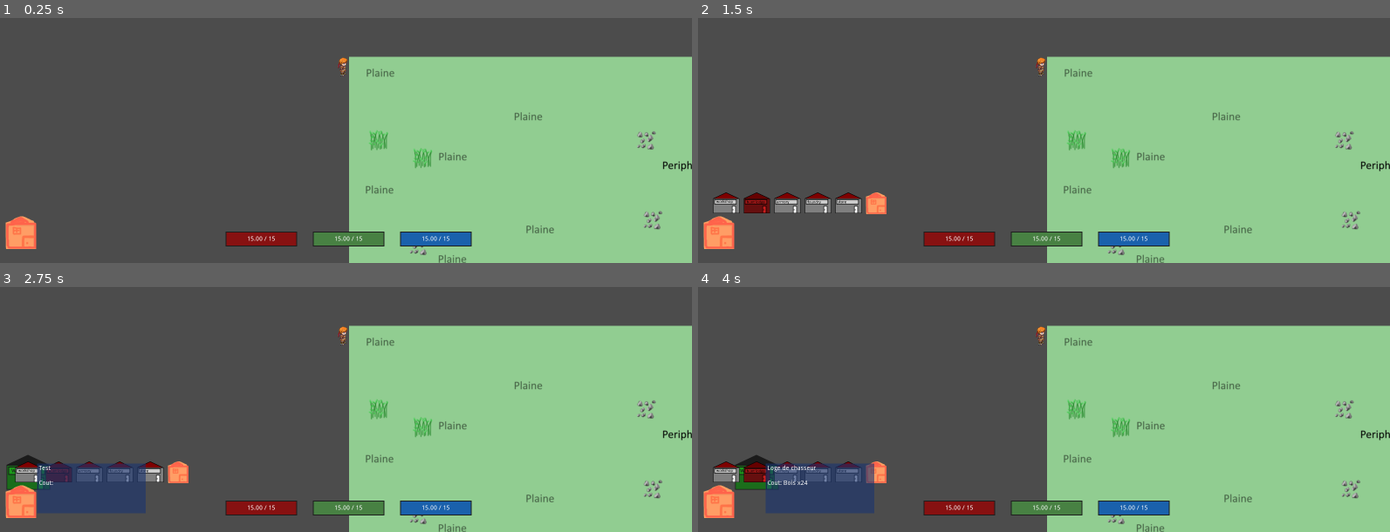
Above: before the commit, frames 1-4 (two rows, left to right).
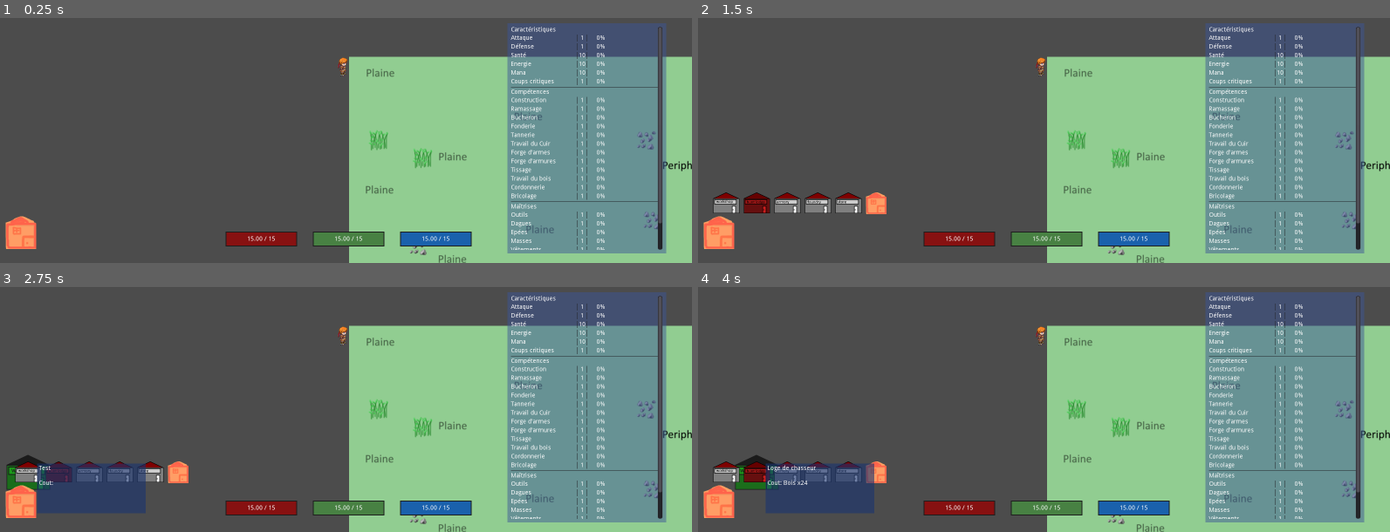
Above: after the commit, the same moments.

Repository: Xinginn/proficio
Game: Godot game, scene res://scenes/Playground/Playground.tscn
Two runs of this game, one before a commit and one after it. Both use one fixed random seed, a clock stepped at 60 frames per second and the inputs below. The engine's default icon, where the game draws it, is replaced by a stand-in: a white triangle on a blue panel in a dark square.
Inputs (mouse positions are in pixels of both pictures, inside the frame that each line leads up to):
- Up to frame 1 (0.25 s): no input
- Up to frame 2 (1.5 s): click (718, 233) at 0.5 s; click (718, 233) at 1.25 s
- Up to frame 3 (2.75 s): click (27, 473) at 2.02 s
- Up to frame 4 (4 s): click (725, 473) at 2.75 s; click (760, 473) at 3.52 s

The runs differ from the first frame. In frame 1, 22% of the frame differs, in the area x 73-97%, y 2-97%; in frame 2, 22%; in frame 3, 22%; in frame 4, 22%.

Commit message:
listing des stats et niveaux
+creation d'un panel dans la continuité du inventory_panel et du craft_panel, pour afficher les différents attributs ud joueur, avec le niveau et le pourcentage d'experience

Diff:
--- a/classes/data_holders/building_data.gd
+++ b/classes/data_holders/building_data.gd
@@ -26,7 +26,7 @@
   var text = ""
   var i = 0
   for resource_name in resources.keys():
-    text += "%s x%d" % [Data.resource_dictionary[resource_name], resources[resource_name]]
+    text += "%s x%d" % [Dictionaries.resource_names[resource_name], resources[resource_name]]
     i += 1
     if i < resources.size():
       text += ", "
--- a/classes/data_holders/craft_data.gd
+++ b/classes/data_holders/craft_data.gd
@@ -28,7 +28,7 @@
   var text = ""
   var i = 0
   for resource_name in resources.keys():
-    text += "%s x%d" % [Data.resource_dictionary[resource_name], resources[resource_name]]
+    text += "%s x%d" % [Dictionaries.resource_names[resource_name], resources[resource_name]]
     i += 1
     if i < resources.size():
       text += ", "
--- a/classes/inventory.gd
+++ b/classes/inventory.gd
@@ -46,5 +46,5 @@
     total += item_weight
   # ressources
   for res in resources:
-    total += resources[res] * Data.resource_weights[res]
+    total += resources[res] * Dictionaries.resource_weights[res]
   total_weight = total
--- a/entities/Actor/Actor.gd
+++ b/entities/Actor/Actor.gd
@@ -4,7 +4,7 @@
 
 const MAX_BUILDINGS = 3
 const HARVEST_GAIN_PER_SECOND = 50
-const BASE_XP_NEED = 100
+const BASE_XP_NEED = 8
 const XP_NEED_GROWTH = 1.2
 const BASE_MAX_WEIGHT = 48.0
 const MAX_MOVE_SPEED = 9999
@@ -106,6 +106,7 @@
 signal health_changed(current, maxi)
 signal stamina_changed(current, maxi)
 signal mana_changed(current, maxi)
+signal experience_changed()
 
 func _set_health(value) -> void:
   health = clamp(value, 0, max_health)
@@ -263,15 +264,20 @@
     # on applique le gain d'xp
     set(attribute.attribute_name + "_xp", total_xp)
 #    print("new_xp de " + attribute.attribute_name + ": " + str(get(attribute.attribute_name + "_xp")))
+  emit_signal('experience_changed')
 
 func check_for_lvl_up(attribute_name: String):
   var attribute_level = get(attribute_name)
   var current_xp = get(attribute_name + "_xp")
-  var needed_xp = int(BASE_XP_NEED * pow(XP_NEED_GROWTH, attribute_level - 1))
+  var needed_xp = get_needed_xp_for_level_up(attribute_name)
   if current_xp > needed_xp:
     set(attribute_name, attribute_level + 1)
     set(attribute_name + "_xp", current_xp - needed_xp)
     print('%s level up!' % attribute_name)
+
+func get_needed_xp_for_level_up(attribute_name) -> int:
+  var attribute_level = get(attribute_name)
+  return int(BASE_XP_NEED * pow(XP_NEED_GROWTH, attribute_level - 1))
 
 func _ready() -> void:
   texture_progress.hide()
--- /dev/null
+++ b/entities/stat_block/stat_block.gd
@@ -0,0 +1,16 @@
+extends HBoxContainer
+
+onready var name_label: Label = $NameLabel
+onready var level_label: Label = $LevelLabel
+onready var progress_label: Label = $ProgressLabel
+
+var player
+
+# Called when the node enters the scene tree for the first time.
+func update_display(attribute_name: String) -> void:
+  var player = GameManager.player_actor
+  name_label.text = Dictionaries.attribute_names[attribute_name]
+  level_label.text = str(player.get(attribute_name))
+  var current = player.get(attribute_name + "_xp")
+  var next = player.get_needed_xp_for_level_up(attribute_name)
+  progress_label.text = "%.0f%%" % (current*100 / next)
--- /dev/null
+++ b/entities/stat_block/stat_block.tscn
@@ -0,0 +1,57 @@
+[gd_scene load_steps=2 format=2]
+
+[ext_resource path="res://entities/stat_block/stat_block.gd" type="Script" id=1]
+
+[node name="StatBlock" type="HBoxContainer"]
+margin_right = 196.0
+margin_bottom = 14.0
+custom_constants/separation = 2
+script = ExtResource( 1 )
+__meta__ = {
+"_edit_use_anchors_": false
+}
+
+[node name="NameLabel" type="Label" parent="."]
+margin_right = 150.0
+margin_bottom = 16.0
+rect_min_size = Vector2( 150, 16 )
+text = "Travail du Cuir"
+valign = 1
+
+[node name="SeparatorPanel1" type="Panel" parent="."]
+margin_left = 152.0
+margin_right = 153.0
+margin_bottom = 16.0
+rect_min_size = Vector2( 1, 0 )
+size_flags_horizontal = 0
+__meta__ = {
+"_edit_use_anchors_": false
+}
+
+[node name="LevelLabel" type="Label" parent="."]
+margin_left = 155.0
+margin_right = 171.0
+margin_bottom = 16.0
+rect_min_size = Vector2( 16, 16 )
+text = "4"
+align = 1
+valign = 1
+
+[node name="SeparatorPanel2" type="Panel" parent="."]
+margin_left = 173.0
+margin_right = 174.0
+margin_bottom = 16.0
+rect_min_size = Vector2( 1, 0 )
+size_flags_horizontal = 0
+__meta__ = {
+"_edit_use_anchors_": false
+}
+
+[node name="ProgressLabel" type="Label" parent="."]
+margin_left = 176.0
+margin_right = 216.0
+margin_bottom = 16.0
+rect_min_size = Vector2( 40, 16 )
+text = "86%"
+align = 2
+valign = 1
--- a/globals/data.gd
+++ b/globals/data.gd
@@ -1,30 +1,4 @@
 extends Node
-
-var resource_dictionary: Dictionary = {
-  "cristal" : "Cristaux",
-  "fiber": "Fibres",
-  "herb": "Herbes",
-  "leather": "Cuir",
-  "ore": "Minerai",
-  "skin": "Peaux",
-  "stone": "Pierres",
-  "wheat": "Blé",
-  "wood": "Bois",
-  "iron": "Fer"
- }
-
-var resource_weights: Dictionary = {
-  "cristal" : 0.1,
-  "fiber": 0.1,
-  "herb": 0.15,
-  "leather": 0.2,
-  "ore": 0.5,
-  "skin": 0.3,
-  "stone": 1.0,
-  "wheat": 0.5,
-  "wood": 1.0,
-  "iron": 0.4
- }
 
 var lands = []
 var crafts = []
--- /dev/null
+++ b/globals/dictionaries.gd
@@ -0,0 +1,95 @@
+extends Node
+
+var resource_names: Dictionary = {
+  "cristal" : "Cristaux",
+  "fiber": "Fibres",
+  "herb": "Herbes",
+  "leather": "Cuir",
+  "ore": "Minerai",
+  "skin": "Peaux",
+  "stone": "Pierres",
+  "wheat": "Blé",
+  "wood": "Bois",
+  "iron": "Fer"
+ }
+
+var resource_weights: Dictionary = {
+  "cristal" : 0.1,
+  "fiber": 0.1,
+  "herb": 0.15,
+  "leather": 0.2,
+  "ore": 0.5,
+  "skin": 0.3,
+  "stone": 1.0,
+  "wheat": 0.5,
+  "wood": 1.0,
+  "iron": 0.4
+ }
+
+var caracs = [
+  #caracs
+  "atk_lvl",
+  "def_lvl",
+  "max_health_lvl",
+  "max_stamina_lvl",
+  "max_mana_lvl",
+  "critical",
+ ]
+
+var skills = [
+  "construction",
+  "gathering",
+  "lumberjack",
+  "smelting",
+  "skinning",
+  "leatherwork",
+  "weaponsmith",
+  "armorsmith",
+  "weaving",
+  "woodcarving",
+  "shoemaking",
+  "toolmaking",
+]
+
+var masteries = [
+  "tools",
+  "knives",
+  "swords",
+  "masses",
+  "clothes",
+  "shoes",
+  "light_armors",
+  "heavy_armors",
+]
+
+var attribute_names = {
+  #caracs
+  "atk_lvl": "Attaque",
+  "def_lvl": "Défense",
+  "max_health_lvl": "Santé",
+  "max_stamina_lvl": "Energie",
+  "max_mana_lvl": "Mana",
+  "critical": "Coups critiques",
+  #skills
+  "construction": "Construction",
+  "gathering": "Ramassage",
+  "lumberjack": "Bucheron",
+  "smelting": "Fonderie",
+  "skinning": "Tannerie",
+  "leatherwork": "Travail du Cuir",
+  "weaponsmith": "Forge d'armes",
+  "armorsmith": "Forge d'armures",
+  "weaving": "Tissage",
+  "woodcarving": "Travail du bois",
+  "shoemaking": "Cordonnerie",
+  "toolmaking": "Bricolage",
+  # masteries
+  "tools": "Outils",
+  "knives": "Dagues",
+  "swords": "Epées",
+  "masses": "Masses",
+  "clothes": "Vêtements",
+  "shoes": "Chaussures",
+  "light_armors": "Armures Légères",
+  "heavy_armors": "Armures Lourdes",
+}
--- a/project.godot
+++ b/project.godot
@@ -140,6 +140,7 @@
 
 [autoload]
 
+Dictionaries="*res://globals/dictionaries.gd"
 Data="*res://globals/data.gd"
 GameManager="*res://globals/game_manager.tscn"
 CraftTooltip="*res://globals/craft_tooltip/craft_tooltip.tscn"
--- a/scenes/Playground/Playground.gd
+++ b/scenes/Playground/Playground.gd
@@ -9,6 +9,7 @@
 onready var player = $World/Player
 onready var buildings_holder = $World/BuildingsHolder
 onready var inventory_panel = $World/Player/Camera2D/InventoryPanel
+onready var status_panel = $World/Player/Camera2D/StatusPanel
 onready var gauges_manager = $World/Player/Camera2D/GaugesManager
 onready var building_buttons_container = $World/Player/Camera2D/StartBuildButton/BuildingButtonsContainer
 
@@ -111,8 +112,10 @@
 
 func _ready():
   GameManager.player_actor = player
+  print(GameManager.player_actor)
   # dans ready car a faire après que le player soit instancié
   craft_panel = $World/Player/Camera2D/CraftPanel
+  status_panel.initialize()
 
   player.connect('gold_changed', inventory_panel, "_on_gold_changed")
   player.connect('weight_changed', inventory_panel, "_on_weight_changed")
@@ -121,6 +124,7 @@
   player.connect('health_changed', gauges_manager, '_on_player_health_changed')
   player.connect('stamina_changed', gauges_manager, '_on_player_stamina_changed')
   player.connect('mana_changed', gauges_manager, '_on_player_mana_changed')
+  player.connect('experience_changed', status_panel, '_on_player_experience_changed')
 
   # zone de seed pour test
   var new_armor = Data.crafts[0].product.new()
--- a/scenes/Playground/Playground.tscn
+++ b/scenes/Playground/Playground.tscn
@@ -10,6 +10,7 @@
 [ext_resource path="res://assets/texture_back.png" type="Texture" id=8]
 [ext_resource path="res://assets/texture_front.png" type="Texture" id=9]
 [ext_resource path="res://scenes/playground/craft_panel.gd" type="Script" id=10]
+[ext_resource path="res://scenes/playground/status_panel.gd" type="Script" id=11]
 [ext_resource path="res://styles/panel.tres" type="StyleBox" id=14]
 [ext_resource path="res://scenes/playground/inventory_panel.gd" type="Script" id=15]
 [ext_resource path="res://assets/inventory_gear.png" type="Texture" id=16]
@@ -318,6 +319,77 @@
 [node name="ItemGhost" type="Sprite" parent="World/Player/Camera2D/InventoryPanel"]
 visible = false
 
+[node name="StatusPanel" type="Panel" parent="World/Player/Camera2D"]
+margin_left = 376.719
+margin_top = -100.449
+margin_right = 740.719
+margin_bottom = 427.551
+custom_styles/panel = ExtResource( 14 )
+script = ExtResource( 11 )
+__meta__ = {
+"_edit_use_anchors_": false
+}
+
+[node name="ScrollContainer" type="ScrollContainer" parent="World/Player/Camera2D/StatusPanel"]
+anchor_right = 1.0
+anchor_bottom = 1.0
+margin_left = 8.0
+margin_top = 8.0
+margin_right = -8.0
+margin_bottom = -8.0
+__meta__ = {
+"_edit_use_anchors_": false
+}
+
+[node name="VBoxContainer" type="VBoxContainer" parent="World/Player/Camera2D/StatusPanel/ScrollContainer"]
+margin_right = 346.0
+margin_bottom = 300.0
+rect_min_size = Vector2( 346, 300 )
+
+[node name="Stats" type="Label" parent="World/Player/Camera2D/StatusPanel/ScrollContainer/VBoxContainer"]
+margin_right = 346.0
+margin_bottom = 14.0
+text = "Caractéristiques"
+
+[node name="CaracsContainer" type="VBoxContainer" parent="World/Player/Camera2D/StatusPanel/ScrollContainer/VBoxContainer"]
+margin_top = 18.0
+margin_right = 346.0
+margin_bottom = 18.0
+
+[node name="Line1" type="Panel" parent="World/Player/Camera2D/StatusPanel/ScrollContainer/VBoxContainer"]
+margin_top = 22.0
+margin_right = 346.0
+margin_bottom = 23.0
+rect_min_size = Vector2( 0, 1 )
+
+[node name="Skill" type="Label" parent="World/Player/Camera2D/StatusPanel/ScrollContainer/VBoxContainer"]
+margin_top = 27.0
+margin_right = 346.0
+margin_bottom = 41.0
+text = "Compétences"
+
+[node name="SkillsContainer" type="VBoxContainer" parent="World/Player/Camera2D/StatusPanel/ScrollContainer/VBoxContainer"]
+margin_top = 45.0
+margin_right = 346.0
+margin_bottom = 45.0
+
+[node name="Line2" type="Panel" parent="World/Player/Camera2D/StatusPanel/ScrollContainer/VBoxContainer"]
+margin_top = 49.0
+margin_right = 346.0
+margin_bottom = 50.0
+rect_min_size = Vector2( 0, 1 )
+
+[node name="Label3" type="Label" parent="World/Player/Camera2D/StatusPanel/ScrollContainer/VBoxContainer"]
+margin_top = 54.0
+margin_right = 346.0
+margin_bottom = 68.0
+text = "Maîtrises"
+
+[node name="MasteriesContainer" type="VBoxContainer" parent="World/Player/Camera2D/StatusPanel/ScrollContainer/VBoxContainer"]
+margin_top = 72.0
+margin_right = 346.0
+margin_bottom = 72.0
+
 [node name="GaugesManager" type="HBoxContainer" parent="World/Player/Camera2D"]
 anchor_right = 1.0
 anchor_bottom = 1.0
--- a/scenes/playground/inventory_panel.gd
+++ b/scenes/playground/inventory_panel.gd
@@ -118,7 +118,7 @@
     gear_buttons[key].slot = key
     gear_buttons[key].connect('inventory_item_pressed', self, '_on_inventory_item_pressed')
   var resources_container = $ResourcesContainer
-  for key in Data.resource_dictionary.keys():
+  for key in Dictionaries.resource_names.keys():
     var new_resource = resource_stock_scene.instance()
     resources_container.add_child(new_resource)
     new_resource.texture = load('res://assets/icons/resource_%s.png' % key)
--- /dev/null
+++ b/scenes/playground/status_panel.gd
@@ -0,0 +1,32 @@
+extends Panel
+
+const stat_block_scene: PackedScene = preload('res://entities/stat_block/stat_block.tscn')
+
+onready var caracs_container: VBoxContainer = $ScrollContainer/VBoxContainer/CaracsContainer
+onready var skills_container: VBoxContainer = $ScrollContainer/VBoxContainer/SkillsContainer
+onready var masteries_container: VBoxContainer = $ScrollContainer/VBoxContainer/MasteriesContainer
+
+func update_display():
+  for i in Dictionaries.attribute_names.size():
+    pass
+
+func initialize():
+  for key in Dictionaries.attribute_names.keys():
+    var new_block = stat_block_scene.instance()
+    if Dictionaries.caracs.has(key):
+      caracs_container.add_child(new_block)
+    elif Dictionaries.skills.has(key):
+      skills_container.add_child(new_block)
+    else:
+      masteries_container.add_child(new_block)
+    new_block.update_display(key)
+
+# TODO mettre uniquement le nom et le type dans le signal, pour recuperer son
+# index et eviter de reboucler sur tous les attributs
+func _on_player_experience_changed():
+  for i in range(Dictionaries.caracs.size()):
+    caracs_container.get_child(i).update_display(Dictionaries.caracs[i])
+  for i in range(Dictionaries.skills.size()):
+    skills_container.get_child(i).update_display(Dictionaries.skills[i])
+  for i in range(Dictionaries.masteries.size()):
+    masteries_container.get_child(i).update_display(Dictionaries.masteries[i])
Not shown: 1 places in scenes/Playground/Playground.tscn that only renumber resources
